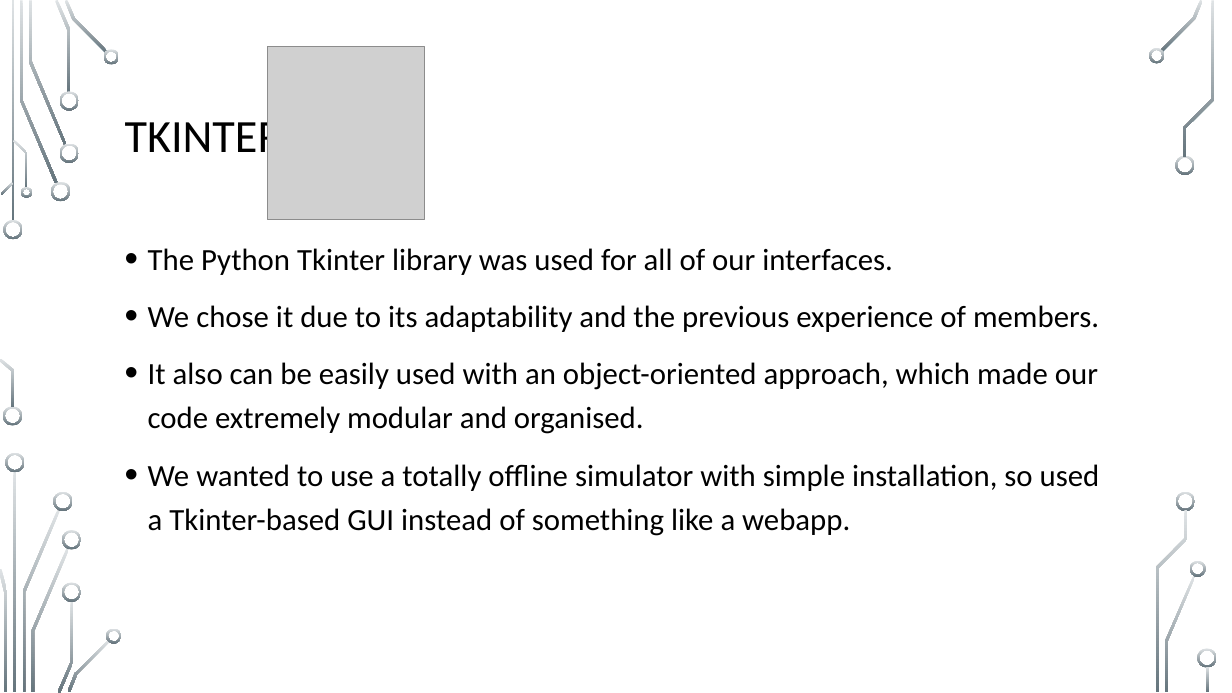
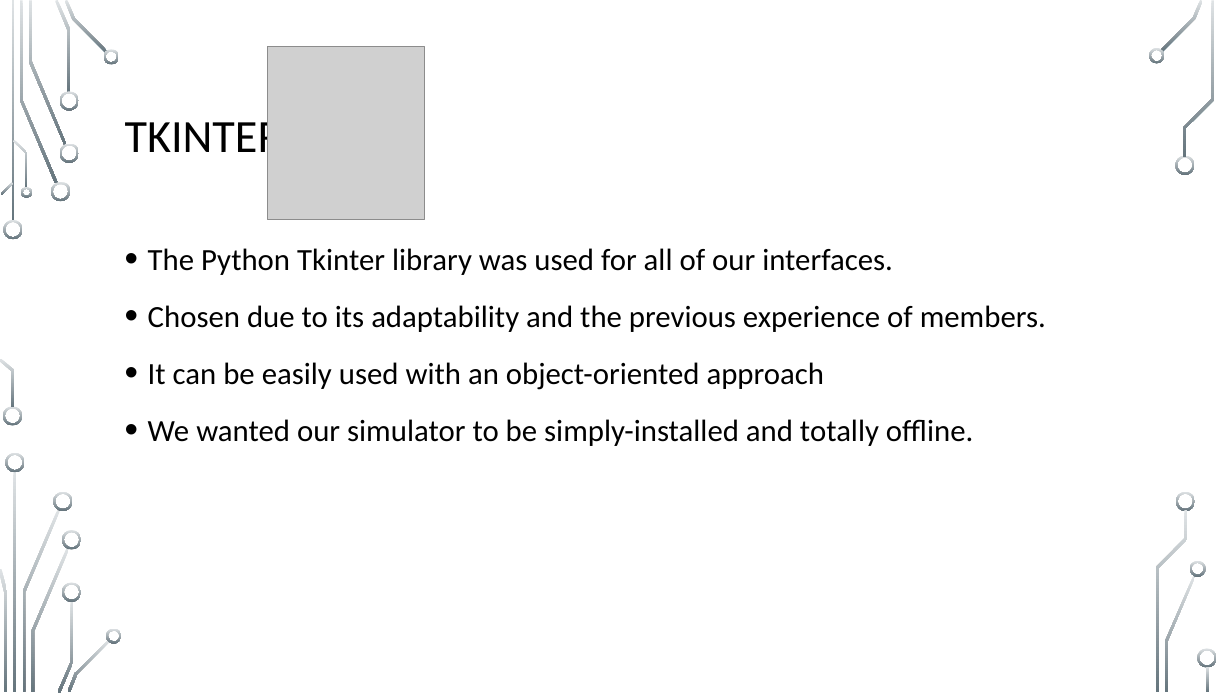
Before and after one commit to Patterbear/Ungrading-Simulator, a slide deck: slide 5 of Presentation/Group-04-Presentation.pptx. Drawn at 1232x693 pixels with LibreOffice and Linux fonts; fonts in the diff are those of the drawing; grey boxes stand for pictures; background and template pictures are left out. Boxes give left, top, right and bottom in pixels: in the first picture for what was removed or moved away, otherwise in the second. Text is boxed around its words. In the diff, an @@ line names an element or a change of style, - is before the commit and + after.

```diff
--- a/Presentation/Group-04-Presentation.pptx
+++ b/Presentation/Group-04-Presentation.pptx
@@ text at [148,305,1046,446]: text changed @@
-• We chose it due to its adaptability and the previous experience of members.
-• It also can be easily used with an object-oriented approach, which made our code extremely modular and organised.
-• We wanted to use a totally offline simulator with simple installation, so used a Tkinter-based GUI instead of something like a webapp.
+• Chosen due to its adaptability and the previous experience of members.
+• It can be easily used with an object-oriented approach
+• We wanted our simulator to be simply-installed and totally offline.
```
Also in this commit, not shown: 5 other slides changed.
